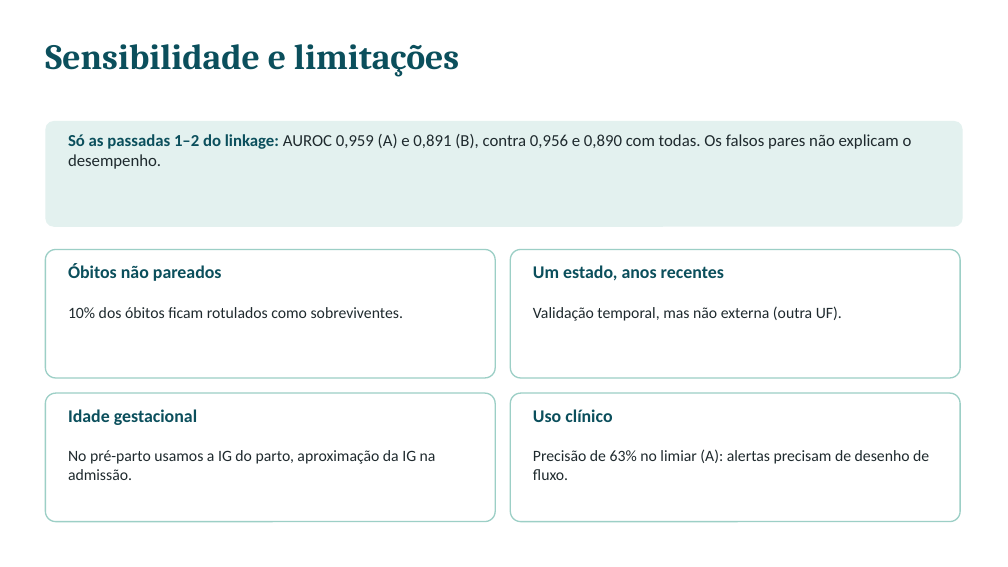
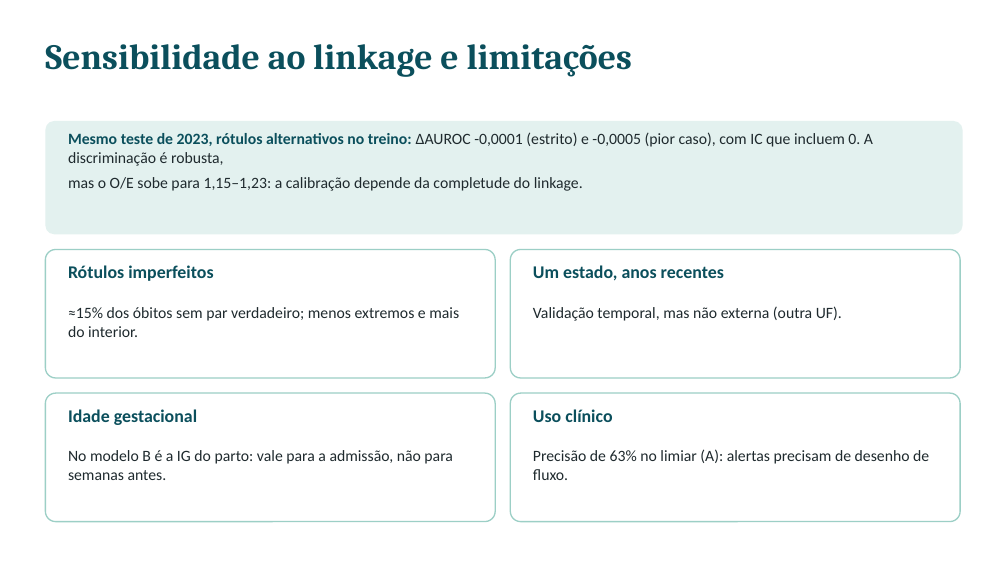
Before and after one commit to CledsonSilvaAraujo/mortalidade-neonatal-rj, a slide deck: slide 13 of slides/apresentacao.pptx (slide 12 before the commit). Drawn at 1008x567 pixels with LibreOffice and Linux fonts; fonts in the diff are those of the drawing. Boxes give left, top, right and bottom in pixels: in the first picture for what was removed or moved away, otherwise in the second. Text is boxed around its words. In the diff, an @@ line names an element or a change of style, - is before the commit and + after.

```diff
--- a/slides/apresentacao.pptx
+++ b/slides/apresentacao.pptx
@@ text at (45, 44, 632, 77): text changed @@
-Sensibilidade e limitações
+Sensibilidade ao linkage e limitações
@@ rounded rectangle: place and size @@
-rounded rectangle at (45, 121, 963, 227)
+rounded rectangle at (45, 121, 963, 234)
@@ text at (68, 132, 873, 191): text changed; size 16 to 15 pt @@
-Só as passadas 1–2 do linkage: AUROC 0,959 (A) e 0,891 (B), contra 0,956 e 0,890 com todas. Os falsos pares não explicam o desempenho.
+Mesmo teste de 2023, rótulos alternativos no treino: ΔAUROC -0,0001 (estrito) e -0,0005 (pior caso), com IC que incluem 0. A discriminação é robusta,
+mas o O/E sobe para 1,15–1,23: a calibração depende da completude do linkage.
@@ text at (68, 265, 213, 281): text changed @@
-Óbitos não pareados
+Rótulos imperfeitos
@@ text at (68, 307, 459, 337): text changed @@
-10% dos óbitos ficam rotulados como sobreviventes.
+≈15% dos óbitos sem par verdadeiro; menos extremos e mais do interior.
@@ text at (68, 450, 452, 480): text changed @@
-No pré-parto usamos a IG do parto, aproximação da IG na admissão.
+No modelo B é a IG do parto: vale para a admissão, não para semanas antes.
```
Also in this commit, not shown: 5 other slides changed, 1 slide added, 23 other files.
